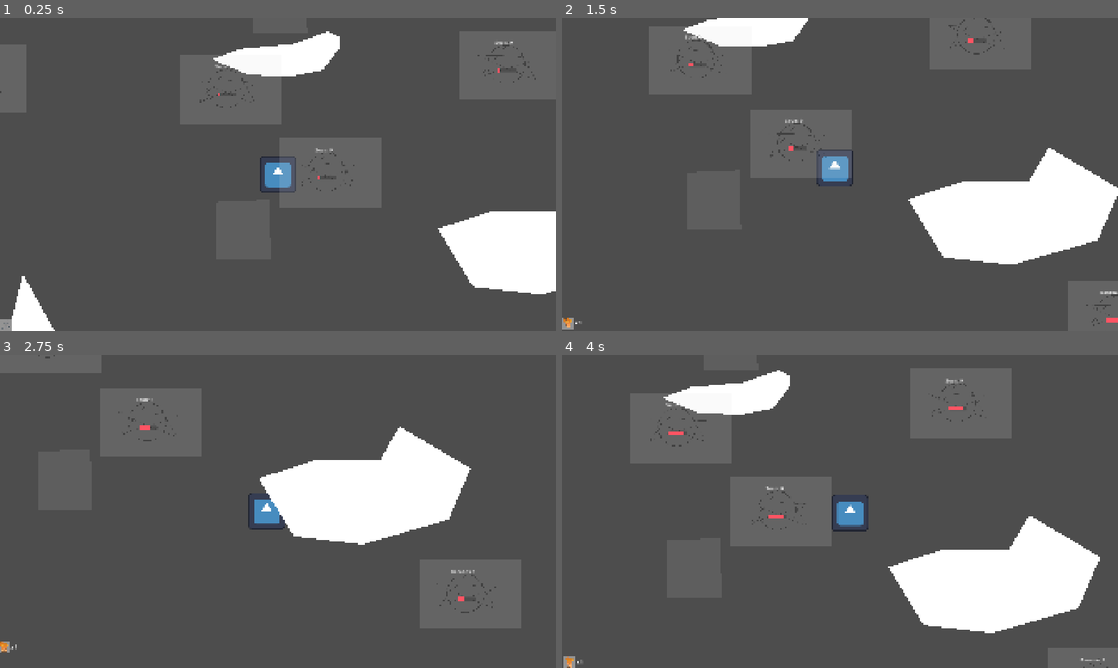
Above: before the commit, frames 1-4 (two rows, left to right).
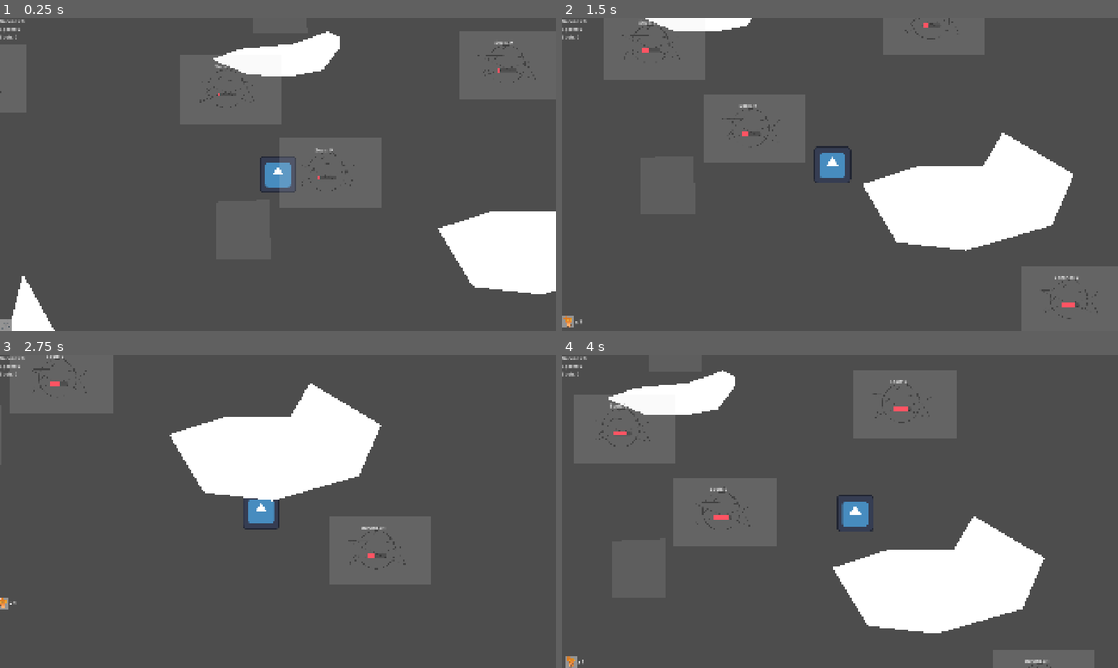
Above: after the commit, the same moments.

Repository: skeeeth/Allstar-Cult-Slip
Game: Godot game, scene res://Source/Level/World/World.tscn
The game is run twice, just before and just after one commit, with the same random seed, the same clock (stepped at 60 frames per second) and the same inputs. The engine's default icon, where the game draws it, is replaced by a stand-in: a white triangle on a blue panel in a dark square.
Inputs:
- Up to frame 1 (0.25 s): no input
- Up to frame 2 (1.5 s): tap Enter at 0.5 s; hold D (right) 0.53-1.28 s; hold 1 (one) 0.53-1.28 s; tap 2 (two) at 0.8, 1.35 s; hold S (down) from 1.28 s (still down)
- Up to frame 3 (2.75 s): tap 1 (one) at 1.55 s; release S (down) at 2.03 s; hold D (right) from 2.03 s (still down); hold E (Interact) from 2.03 s (still down); tap 2 (two) at 2.3 s
- Up to frame 4 (4 s): release D (right) at 2.78 s; release E (Interact) at 2.78 s; hold W (up) 2.78-3.53 s; tap 1 (one) at 2.85 s; hold A (left) from 3.53 s (still down); hold 2 (two) from 3.53 s (still down)

The runs differ from the first frame. In frame 1, less than 0.1% of the frame differs, in the area x 0-5%, y 0-7%; in frame 2, 9.9%; in frame 3, 15%, in the area x 0-86%, y 0-96%; in frame 4, 10%.
Error after the commit: Parse Error: Expected ":" after "if" condition. (res://Source/Interactable/Tower)

Commit message:
Populate tower display

Diff:
--- a/Source/Interactable/Tower Site/Build Info/TowerDisplay.gd
+++ b/Source/Interactable/Tower Site/Build Info/TowerDisplay.gd
@@ -1,26 +1,47 @@
 extends PanelContainer
 class_name TowerDisplay
+
+@onready var tower_name: Label = $VBoxContainer/Name
 
 @onready var attack: Label = $"VBoxContainer/HBoxContainer/stat block/Attack"
 @onready var speed: Label = $"VBoxContainer/HBoxContainer/stat block/Speed"
 @onready var type: Label = $"VBoxContainer/HBoxContainer/stat block/Type"
 @onready var cost: Label = $VBoxContainer/HBoxContainer/VBoxContainer/Cost
+@onready var index_number: Label = $IndexNumber
 
+
+@export var hover_box:StyleBox
+#@export var default_box:StyleBox
+var unhover_box:StyleBox = get_theme_stylebox("panel","PanelContainer")
 const self_scene = preload("uid://61odise0qtd")
 static  func create() -> TowerDisplay:
 	var new_display = self_scene.instantiate()
 	return new_display
 
 func dress(data:TowerData):
+
+	tower_name.text = data.tower_name
 	attack.text = "Damage: %s" % data.effect_strength
 	speed.text = "Speed: %s" % data.trigger_time
 	var type_text = "Target" if data.trigger_condition ==\
 					data.trigger_conditions.UNIT_TIME else "AOE"
-
 	type.text = type_text
 
+	update_cost_text(data)
+
+
+func update_cost_text(data:TowerData):
+	#colored text here would be good but would bb code should have a
+	# fundamentally different approach
 	var cost_text:String = ""
 	for k in data.cost.keys():
-		cost_text += "%s: %s\n" % [k, data.cost[k]]
+		cost_text += "%s: %s/%s\n" % [k, ResourceManager.current[k], data.cost[k]]
 
 	cost.text = cost_text
+
+func set_hover():
+	add_theme_stylebox_override("panel",hover_box)
+
+func clear_hover():
+
+	add_theme_stylebox_override("panel", unhover_box)
--- a/Source/Interactable/Tower Site/Build Info/TowerDisplay.tscn
+++ b/Source/Interactable/Tower Site/Build Info/TowerDisplay.tscn
@@ -3,15 +3,32 @@
 [ext_resource type="Script" uid="uid://c811mes3j7bpk" path="res://Source/Interactable/Tower Site/Build Info/TowerDisplay.gd" id="1_phg03"]
 [ext_resource type="Texture2D" uid="uid://c5kii1yvg8xpe" path="res://icon.svg" id="2_uac31"]
 
+[sub_resource type="StyleBoxFlat" id="StyleBoxFlat_phg03"]
+content_margin_left = 0.0
+content_margin_top = 0.0
+content_margin_right = 0.0
+content_margin_bottom = 0.0
+bg_color = Color(0.1, 0.1, 0.1, 0.6)
+border_width_left = 4
+border_width_top = 4
+border_width_right = 4
+border_width_bottom = 4
+corner_radius_top_left = 3
+corner_radius_top_right = 3
+corner_radius_bottom_right = 3
+corner_radius_bottom_left = 3
+corner_detail = 5
+
 [node name="PanelContainer" type="PanelContainer" unique_id=1923559672]
 offset_right = 40.0
 offset_bottom = 40.0
 script = ExtResource("1_phg03")
+hover_box = SubResource("StyleBoxFlat_phg03")
 
 [node name="VBoxContainer" type="VBoxContainer" parent="." unique_id=639481684]
 layout_mode = 2
 
-[node name="Label" type="Label" parent="VBoxContainer" unique_id=738147843]
+[node name="Name" type="Label" parent="VBoxContainer" unique_id=738147843]
 layout_mode = 2
 text = "Tower Name"
 horizontal_alignment = 1
@@ -55,3 +72,8 @@
 Spores: X
 Souls: X"
 vertical_alignment = 1
+
+[node name="IndexNumber" type="Label" parent="." unique_id=1428570717]
+layout_mode = 2
+size_flags_horizontal = 0
+size_flags_vertical = 0
--- a/Source/Interactable/Tower Site/TowerSite.tscn
+++ b/Source/Interactable/Tower Site/TowerSite.tscn
@@ -16,3 +16,10 @@
 [node name="Polygon2D" type="Polygon2D" parent="." unique_id=264960647]
 color = Color(0.49411765, 0.49411765, 0.49411765, 0.3529412)
 polygon = PackedVector2Array(-87, -105, -87, 93, 100, 93, 95, -113)
+
+[node name="Tower Info" type="HBoxContainer" parent="." unique_id=1573302505]
+visible = false
+offset_left = -289.0
+offset_top = -361.0
+offset_right = 67.0
+offset_bottom = -206.0
--- a/Source/Interactable/Tower Site/tower_site.gd
+++ b/Source/Interactable/Tower Site/tower_site.gd
@@ -1,12 +1,25 @@
 extends Node2D
 
 @onready var interaction_area: Interactable = $"Interaction Area"
+@onready var info_box: HBoxContainer = $"Tower Info"
 
 var blueprint:TowerData
 @export var tower_pool:Array[TowerData]
+var displays:Array[TowerDisplay]
 
 func _ready() -> void:
 	interaction_area.interacted.connect(on_interact)
+	interaction_area.entered.connect(on_enter)
+	interaction_area.exited.connect(on_exit)
+
+	var i:int = 0
+	for data in tower_pool:
+		var new_display = TowerDisplay.create()
+		displays.append(new_display)
+		info_box.add_child(new_display)
+		new_display.index_number.text = str(i+1)
+		new_display.dress(data)
+		i += 1
 
 func on_interact():
 	if !blueprint: return
@@ -28,6 +41,20 @@
 
 func _input(event: InputEvent) -> void:
 	if event.is_action_pressed("one"):
-		blueprint = tower_pool[0]
+		select_blueprint(0)
+
 	if event.is_action_pressed("two"):
-		blueprint = tower_pool[1]
+		select_blueprint(1)
+
+func select_blueprint(index:int):
+	blueprint = tower_pool[index]
+	for d in displays:
+		d.clear_hover()
+	displays[index].set_hover()
+
+func on_enter():
+	info_box.visible = true
+	if data.te
+
+func on_exit():
+	info_box.visible = false
--- a/Source/Interactable/Towers/List/BananaField.tres
+++ b/Source/Interactable/Towers/List/BananaField.tres
@@ -4,6 +4,7 @@
 
 [resource]
 script = ExtResource("1_k20hp")
+tower_name = "Bannana Field"
 cost = Dictionary[String, int]({
 "Bananas": 4
 })
--- a/Source/Interactable/Towers/List/Spore Cannon.tres
+++ b/Source/Interactable/Towers/List/Spore Cannon.tres
@@ -4,6 +4,7 @@
 
 [resource]
 script = ExtResource("1_6b1dq")
+tower_name = "Spore Cannon"
 cost = Dictionary[String, int]({
 "Spores": 4
 })
--- a/Source/Interactable/Towers/Tower.gd
+++ b/Source/Interactable/Towers/Tower.gd
@@ -5,6 +5,7 @@
 
 const self_scene = preload("uid://bba0prqueb088")
 var units_inside:Array[Unit]
+@export var sprite: Sprite2D
 
 var targets:Array[Unit]
 var max_targets:int = 1
@@ -19,6 +20,8 @@
 	var circle = CircleShape2D.new()
 	circle.radius = from_data.area_size
 	new_tower.range_shape.shape = circle
+	new_tower.sprite.texture = from_data.sprite
+
 	return new_tower
 
 
@@ -77,7 +80,7 @@
 	u.take_damage(data.effect_strength)
 
 func set_target_last():
-	if targets.size() < max_targets:
+	if targets.size() < max_targets and units_inside.size() > 0:
 		if data.trigger_condition == TowerData.trigger_conditions.UNIT_TIME:
 			var u = units_inside.back()
 			if u == null: return
--- a/Source/Interactable/Towers/TowerData.gd
+++ b/Source/Interactable/Towers/TowerData.gd
@@ -1,5 +1,8 @@
 extends Resource
 class_name TowerData
+
+@export var tower_name:String
+@export var sprite:Texture2D
 
 @export var cost:Dictionary[String,int]
 
--- a/Source/Interactable/interactable.gd
+++ b/Source/Interactable/interactable.gd
@@ -2,6 +2,8 @@
 class_name Interactable
 
 signal interacted
+signal entered
+signal exited
 
 var player_inside:bool = false
 
@@ -9,10 +11,12 @@
 func _on_area_entered(area: Area2D) -> void:
 	assert(area.has_meta("player_hitbox"))
 	player_inside = true
+	entered.emit()
 
 func _on_area_exited(area: Area2D) -> void:
 	assert(area.has_meta("player_hitbox"))
 	player_inside = false
+	exited.emit()
 
 
 func _input(event: InputEvent) -> void:
--- a/Source/Level/Resource/ResourceManager.gd
+++ b/Source/Level/Resource/ResourceManager.gd
@@ -16,6 +16,7 @@
 	ResourceManager.ResourceTypes.O: 0.5,
 	ResourceManager.ResourceTypes.U: 5.0,
 }
+
 
 func add_resource(type:String, amount:int):
 	if current.has(type):
--- a/Source/Level/UI/ResourceDisplay.gd
+++ b/Source/Level/UI/ResourceDisplay.gd
@@ -6,6 +6,9 @@
 func _ready() -> void:
 	ResourceManager.new_key.connect(on_new_key)
 	ResourceManager.key_update.connect(on_update)
+
+	for i in ResourceManager.ResourceTypes.values():
+		ResourceManager.add_resource(ResourceManager.ResourceNames[i],0)
 
 func on_new_key(k,_v):
 	_new_label(k)
--- a/Source/Level/World/EnemyInstancer.gd
+++ b/Source/Level/World/EnemyInstancer.gd
@@ -1,4 +1,6 @@
 extends Node
+
+signal wave_spawned
 
 @onready var wave_timer: Timer = $Timer
 var scatter_range:float = 300
--- a/Source/Level/World/World.tscn
+++ b/Source/Level/World/World.tscn
@@ -35,6 +35,7 @@
 [node name="Hud" parent="Camera2D" unique_id=1382983244 instance=ExtResource("2_60l3g")]
 
 [node name="Player" parent="." unique_id=1190391921 instance=ExtResource("1_60l3g")]
+movespeed = 600.0
 
 [node name="TowerSite" parent="." unique_id=655530917 instance=ExtResource("4_huh1a")]
 position = Vector2(-124, 200)
--- a/Source/Unit/Enemy/EnemyData.gd
+++ b/Source/Unit/Enemy/EnemyData.gd
@@ -6,3 +6,4 @@
 @export var max_health:float
 
 @export var size = 100
+@export var wave_factor:float = 1.0
Not shown, added: export_presets.cfg
